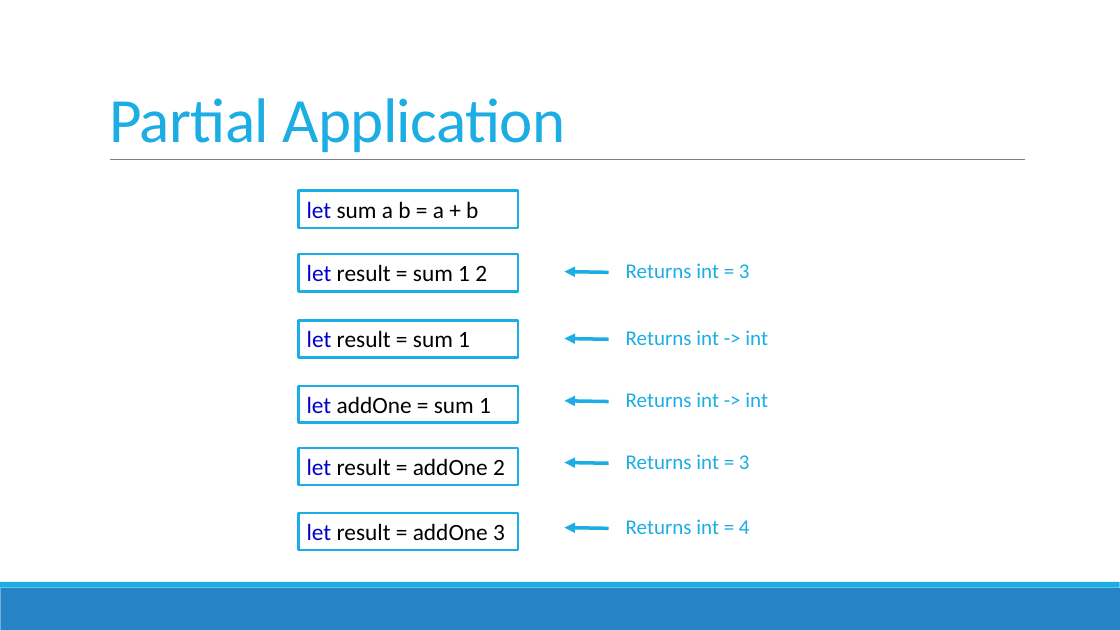
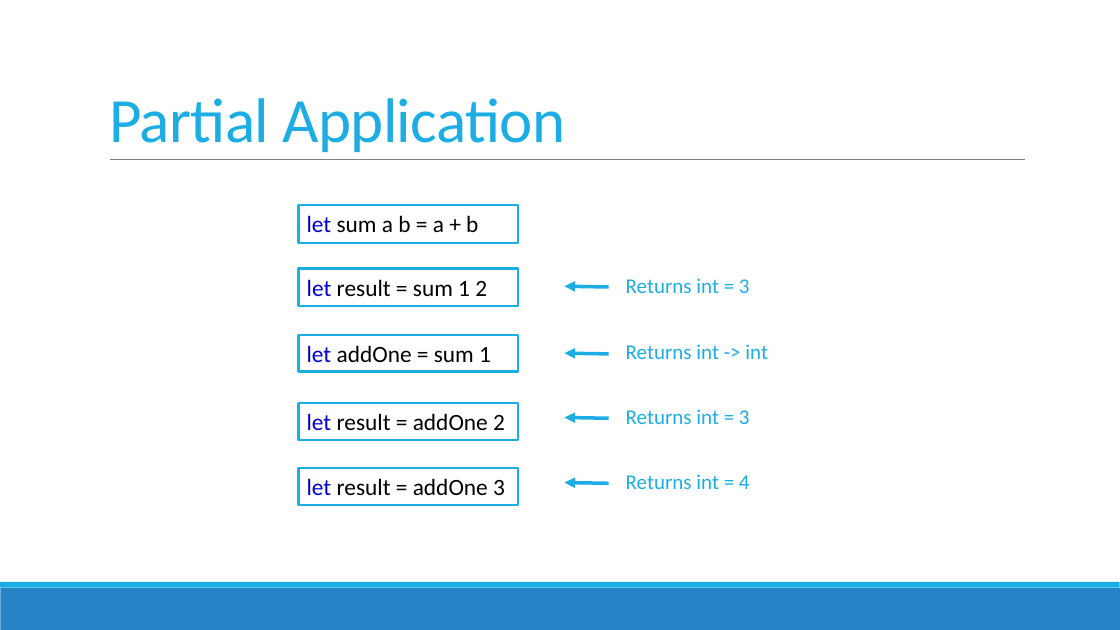
Before and after one commit to jorgef/fsharpworkshop, a slide deck: slide 23 of FSharpWorkshop_Slides.pptx. Drawn at 1120x630 pixels with LibreOffice and Linux fonts; fonts in the diff are those of the drawing. Boxes give left, top, right and bottom in pixels: in the first picture for what was removed or moved away, otherwise in the second. Text is boxed around its words. In the diff, an @@ line names an element or a change of style, - is before the commit and + after.

```diff
--- a/FSharpWorkshop_Slides.pptx
+++ b/FSharpWorkshop_Slides.pptx
@@ 2 rectangles, 2 texts, 2 arrows: place and size @@
-2 rectangles, 2 texts, 2 arrows at (298,191,768,345)
+2 rectangles, 2 texts, 2 arrows at (298,205,768,359)
@@ rectangle removed at (298,321,518,358) @@
-let result = sum 1
@@ rectangle "let addOne = sum 1": place and size @@
-rectangle "let addOne = sum 1" at (298,386,518,423)
+rectangle "let addOne = sum 1" at (298,335,518,372)
@@ 2 texts, 2 rectangles, 2 arrows: place and size @@
-2 texts, 2 rectangles, 2 arrows at (298,449,750,550)
+2 texts, 2 rectangles, 2 arrows at (298,403,750,505)
@@ arrow removed from (609, 402) to (565, 401) @@
@@ text removed at (626,392,768,407) @@
-Returns int -> int
```
Also in this commit, not shown: 8 other slides changed, 1 other file.
